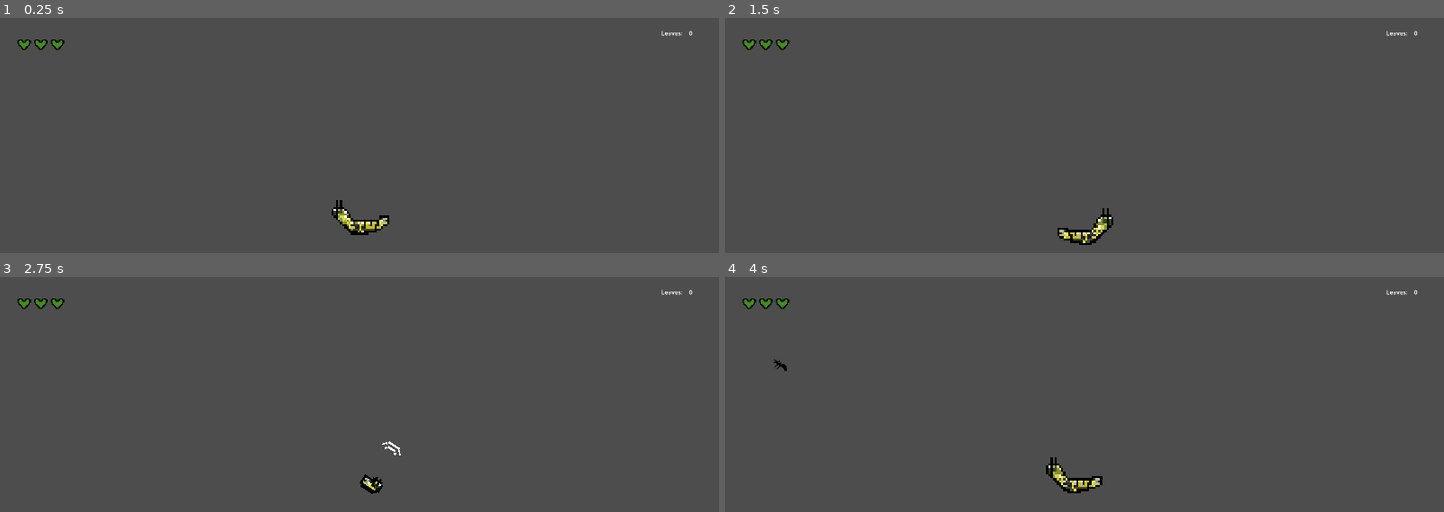
Above: before the commit, frames 1-4 (two rows, left to right).
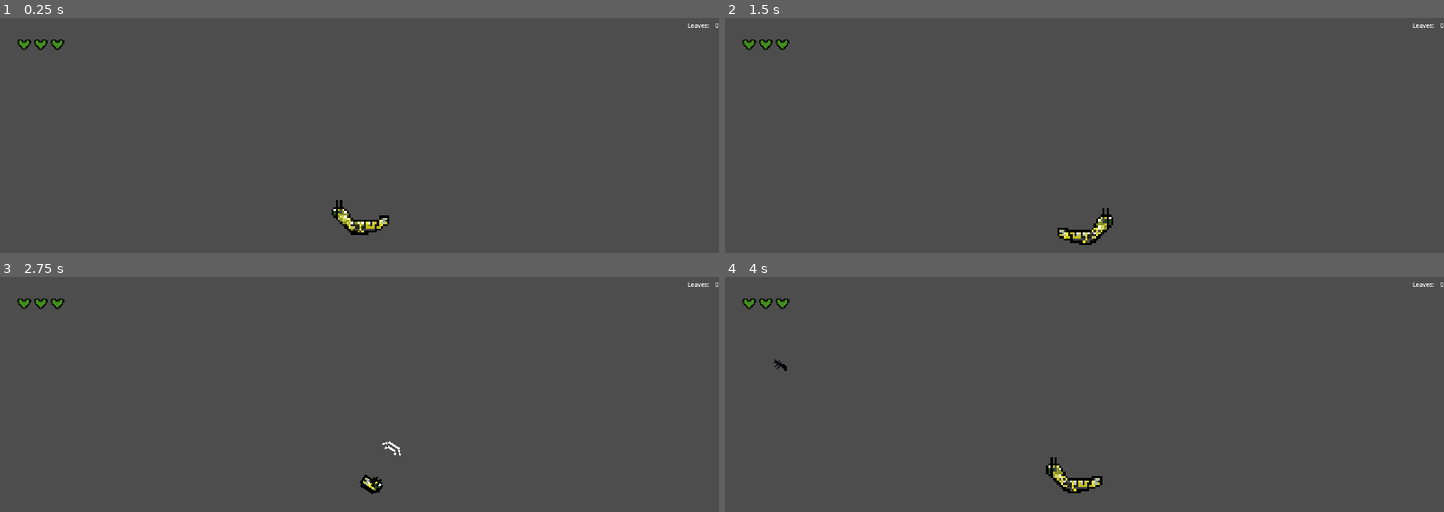
Above: after the commit, the same moments.

Repository: Armand-Alvarez/metamorphosis---jam-77
Game: Godot game, scene res://src/scenes/game.tscn
Two runs of this game, one before a commit and one after it. Both use one fixed random seed, a clock stepped at 60 frames per second and the inputs below.
Inputs (mouse positions are in pixels of both pictures, inside the frame that each line leads up to):
- Up to frame 1 (0.25 s): no input
- Up to frame 2 (1.5 s): tap Enter at 0.5 s; move the mouse to (1242, 198) at 0.52 s; press the mouse at (1242, 198) at 0.53 s; hold D (move_right) 0.53-1.28 s; move the mouse to (940, 238) at 1.27 s; release the mouse at (940, 238) at 1.28 s; hold S (move_down) from 1.28 s (still down); tap Space (spawn_mob) at 1.35 s
- Up to frame 3 (2.75 s): move the mouse to (431, 389) at 2.02 s; release S (move_down) at 2.03 s; press the mouse at (431, 389) at 2.03 s; hold D (move_right) from 2.03 s (still down)
- Up to frame 4 (4 s): move the mouse to (outside the picture) at 2.77 s; release D (move_right) at 2.78 s; release the mouse at (outside the picture) at 2.78 s; hold W (move_up) 2.78-3.53 s; tap Space (spawn_mob) at 2.85 s; move the mouse to (outside the picture) at 3.52 s; press the mouse at (outside the picture) at 3.53 s; hold A (move_left) from 3.53 s (still down)

The runs differ from the first frame. In frame 1, less than 0.1% of the frame differs, in the area x 92-100%, y 2-8%; in frame 2, less than 0.1%; in frame 3, less than 0.1%; in frame 4, less than 0.1%.

Commit message:
Add UI updates for leaves count and progress bar; implement ultimate progress timer

Diff:
--- a/src/scenes/game.tscn
+++ b/src/scenes/game.tscn
@@ -1,8 +1,11 @@
-[gd_scene load_steps=4 format=3 uid="uid://q08ciy1xarpo"]
+[gd_scene load_steps=6 format=3 uid="uid://q08ciy1xarpo"]
 
 [ext_resource type="PackedScene" uid="uid://dmsmhcpgv3ks3" path="res://src/scenes/caterpillar.tscn" id="1_ftrwu"]
 [ext_resource type="Script" path="res://src/scripts/game.gd" id="1_h2th1"]
 [ext_resource type="PackedScene" uid="uid://fvg686gr87b4" path="res://src/scenes/hearts.tscn" id="3_pi3lh"]
+[ext_resource type="Texture2D" uid="uid://d3cv2yotjydjp" path="res://assets/butterfly_fillup_sprite.png" id="4_40cnk"]
+
+[sub_resource type="StyleBoxEmpty" id="StyleBoxEmpty_uwvwq"]
 
 [node name="Game" type="Node2D"]
 script = ExtResource("1_h2th1")
@@ -14,36 +17,49 @@
 position_smoothing_enabled = true
 position_smoothing_speed = 7.0
 
-[node name="UI" type="Control" parent="."]
-layout_mode = 3
-anchors_preset = 15
-anchor_right = 1.0
-anchor_bottom = 1.0
-grow_horizontal = 2
-grow_vertical = 2
-size_flags_horizontal = 3
-size_flags_vertical = 3
+[node name="GUICanvasLayer" type="CanvasLayer" parent="."]
 
-[node name="CanvasLayer" type="CanvasLayer" parent="UI"]
+[node name="Hearts" parent="GUICanvasLayer" instance=ExtResource("3_pi3lh")]
+position = Vector2(62.9987, 80.0002)
+scale = Vector2(2.78058, 2.78058)
 
-[node name="HBoxContainer" type="HBoxContainer" parent="UI/CanvasLayer"]
+[node name="TextureProgressBar" type="TextureProgressBar" parent="GUICanvasLayer"]
+offset_left = 896.0
+offset_right = 928.0
+offset_bottom = 32.0
+scale = Vector2(4, 4)
+size_flags_horizontal = 4
+size_flags_vertical = 0
+max_value = 40.0
+fill_mode = 4
+texture_progress = ExtResource("4_40cnk")
+
+[node name="PanelContainer" type="PanelContainer" parent="GUICanvasLayer"]
 anchors_preset = 1
 anchor_left = 1.0
 anchor_right = 1.0
-offset_left = -154.0
-offset_top = 29.0
-offset_right = -25.0
-offset_bottom = 52.0
+offset_left = -84.0
+offset_bottom = 40.0
 grow_horizontal = 0
+theme_override_styles/panel = SubResource("StyleBoxEmpty_uwvwq")
 
-[node name="LeavesText" type="Label" parent="UI/CanvasLayer/HBoxContainer"]
+[node name="HBoxContainer" type="HBoxContainer" parent="GUICanvasLayer/PanelContainer"]
+layout_mode = 2
+size_flags_horizontal = 8
+
+[node name="LeavesText" type="Label" parent="GUICanvasLayer/PanelContainer/HBoxContainer"]
 layout_mode = 2
 text = "Leaves:   "
 
-[node name="LeavesCount" type="Label" parent="UI/CanvasLayer/HBoxContainer"]
+[node name="LeavesCount" type="Label" parent="GUICanvasLayer/PanelContainer/HBoxContainer"]
 layout_mode = 2
-text = "0"
+size_flags_horizontal = 8
+text = "0
+"
+horizontal_alignment = 2
 
-[node name="Hearts" parent="UI/CanvasLayer" instance=ExtResource("3_pi3lh")]
-position = Vector2(62.9987, 80.0002)
-scale = Vector2(2.78058, 2.78058)
+[node name="UltProgressTimer" type="Timer" parent="."]
+wait_time = 3.0
+autostart = true
+
+[connection signal="timeout" from="UltProgressTimer" to="." method="_on_ult_progress_timer_timeout"]
--- a/src/scripts/game.gd
+++ b/src/scripts/game.gd
@@ -31,7 +31,8 @@
 
 func _on_leaf_picked_up() -> void:
 	leaves += 1
-	$UI/CanvasLayer/HBoxContainer/LeavesCount.text = str(leaves)
+	$GUICanvasLayer/TextureProgressBar.value += 1
+	$GUICanvasLayer/PanelContainer/HBoxContainer/LeavesCount.text = str(leaves)
 
 
 func _on_leaves_dropped(amount: int, location: Vector2) -> void:
@@ -39,3 +40,7 @@
 		var temp_leaf = leaf.instantiate()
 		temp_leaf.position = location
 		add_child(temp_leaf)
+
+
+func _on_ult_progress_timer_timeout() -> void:
+	$GUICanvasLayer/TextureProgressBar.value += 1
